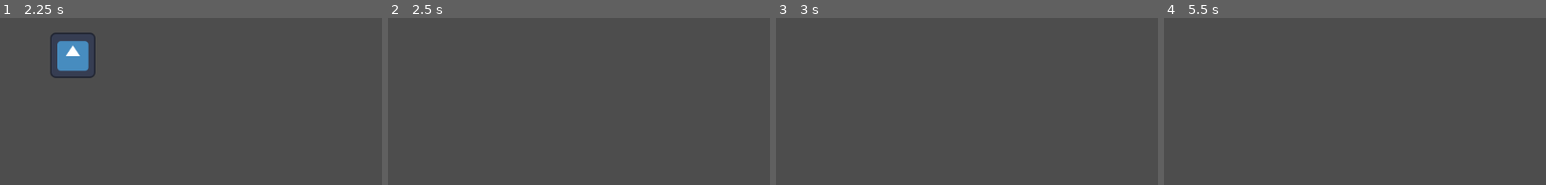
Above: before the commit, frames 1-4 (left to right).
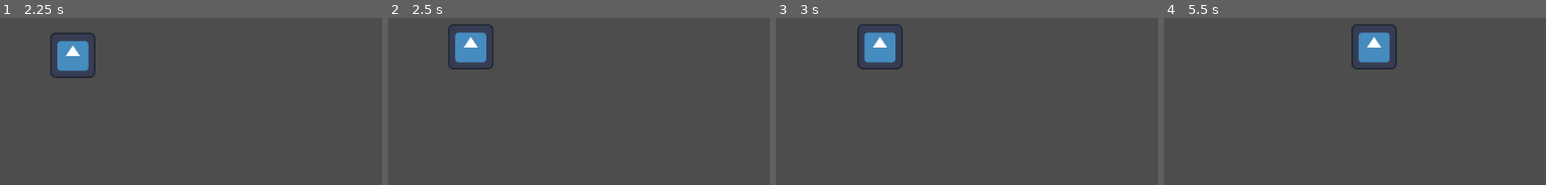
Above: after the commit, the same moments.

Repository: Bartholomeus-Mortimis/Ceinture-Astreoides
Game: Godot game, scene res://objets/test_scene/test_scene.tscn
The game is run twice, just before and just after one commit, with the same random seed, the same clock (stepped at 60 frames per second) and the same inputs. The project has no main scene, so this scene is started directly. The engine's default icon, where the game draws it, is replaced by a stand-in: a white triangle on a blue panel in a dark square.
Inputs (mouse positions are % of the whole screen's width and height, from its top left):
- Up to frame 1 (2.25 s): click (50, 78) at 0.52 s; type "12" at 0.6 s; tap Enter at 1.25 s; tap Space at 2 s
- Up to frame 2 (2.5 s): no input
- Up to frame 3 (3 s): no input
- Up to frame 4 (5.5 s): no input
The pictures show only the part of the screen within x 0-50%, y 0-50%; the shares and areas given below are measured in that part.

Frame 1 is identical in both runs. In frame 2, 1.9% of the frame differs, in the area x 15-28%, y 4-31%; in frame 3, 1.9%; in frame 4, 2.0%, in the area x 49-61%, y 4-31%.

Commit message:
v4
- Ajouter l'interprète des racines carrées.
- Déboguer la mauvaise interprète des espaces vides, et le compatibilité entre les puissances et racines carrées.

Diff:
--- a/objets/test_scene/test_scene.gd
+++ b/objets/test_scene/test_scene.gd
@@ -7,10 +7,11 @@
 var temps: float = 0
 
 func _on_timer_timeout() -> void:
-	temps += 5.0
-	traceur.position.y = -(traceur.calculer_position(temps) + 300.0)
-	traceur.position.x = temps + 102.0
-	timer.start(0.1)
+	temps += 0.2
+	traceur.position.y = -(traceur.calculer_position(temps)) + 300
+	print(traceur.calculer_position(temps))
+	traceur.position.x = 5 * temps + 102.0
+	timer.start(0.001)
 
 
 func _on_hud_équation_soumis() -> void:
--- a/objets/ui/hud/hud.gd
+++ b/objets/ui/hud/hud.gd
@@ -3,8 +3,8 @@
 
 signal équation_soumis
 
-@export var équation: String = "x"
-@export var expression: String = "x"
+@export var équation: String = "0"
+@export var expression: String = "0"
 
 var opérateurs: Array = ["*", "+", "-", "/"]
 var chiffres: Array = ["0", "1", "2", "3", "4", "5", "6", "7", "8", "9"]
@@ -13,15 +13,16 @@
 func _on_line_edit_text_submitted(new_text: String) -> void:
 	équation = new_text
 	expression = équation_en_expression(équation)
-	print(équation_en_expression(équation))
 	équation_soumis.emit()
 
 
 func équation_en_expression(nouveau_équation: String):
 
 	# Convertis le String en formule ultilisable par Godot
-	nouveau_équation = nouveau_équation.insert(nouveau_équation.length(), " ")
-	print(équation)
+	print(nouveau_équation)
+
+	nouveau_équation = nouveau_équation.replace(" ", "") # Enlève tout les espaces vide
+	print(nouveau_équation)
 
 	for i in nouveau_équation.length():
 		if i > 0:
@@ -30,6 +31,7 @@
 				# Ajoute des signes de multiplications au parathèses
 				nouveau_équation = nouveau_équation.insert(i, "*")
 
+	print(nouveau_équation)
 
 	for i in nouveau_équation.length():
 		if i > 0:
@@ -41,27 +43,33 @@
 					# Isoler la partie en parathèses qui doit être mise au exponentielle.
 					clôt = trouveau_parathèse_correspondante(nouveau_équation, i)
 
-				elif chiffres.has(nouveau_équation.substr(i-1, 1)):
-					# Isoler le nombre qui doit être mise au exponentielle.
+				elif chiffres.has(nouveau_équation.substr(i-1, 1)) or nouveau_équation.substr(i-1, 1) == "x":
+					# Isoler le nombre (ou variable) qui doit être mise au exponentielle.
 					clôt = trouveau_chiffres_correspondante(nouveau_équation, i)
-
-				print(nouveau_équation.substr(i-clôt, ( (i-1) - (i-clôt-1) ) ))
 
 				if nouveau_équation.substr(i, 1) == "²":
 					nouveau_équation = nouveau_équation.replace(nouveau_équation.substr(i-clôt, ( (i-1) - (i-clôt-1) )) + "²",  "pow(" + nouveau_équation.substr(i-clôt, ( (i-1) - (i-clôt-1) ) ) + ", 2)")
 				elif nouveau_équation.substr(i, 1) == "³":
 					nouveau_équation = nouveau_équation.replace(nouveau_équation.substr(i-clôt, ( (i-1) - (i-clôt-1) )) + "³",  "pow(" + nouveau_équation.substr(i-clôt, ( (i-1) - (i-clôt-1) ) ) + ", 3)")
 
+	print(nouveau_équation)
 
+	for i in nouveau_équation.length():
 		if nouveau_équation.substr(i, 1) == "√":
 
 			var clôt: int
 
 			if nouveau_équation.substr(i+1, 1) == "(":
 				clôt = trouveau_parathèse_correspondante(nouveau_équation, i, -1)
-				print(nouveau_équation.substr(i-clôt, ( (i+1) - (i+clôt+1) ) ))
+
+			elif chiffres.has(nouveau_équation.substr(i+1, 1)):
+				clôt =  trouveau_chiffres_correspondante(nouveau_équation, i, -1)
 
 
+			nouveau_équation = nouveau_équation.replace( "√" + nouveau_équation.substr(i+1, ((i+clôt+1) - (i+1))), "sqrt(" + nouveau_équation.substr(i+1, ((i+clôt+1) - (i+1))) + ")" )
+
+
+	print(nouveau_équation)
 	return nouveau_équation
 
 func trouveau_parathèse_correspondante(string: String, position_départ: int, direction: int = 1): ## Recherche inversé par défaut.
@@ -71,19 +79,19 @@
 	while paranthèse_voulu > 0:
 
 		if string.substr(position_départ-( (1+x) * direction), 1) == "(":
-			paranthèse_voulu -= 1
+			paranthèse_voulu -= (1 * direction)
 		elif string.substr(position_départ-( (1+x) * direction), 1) == ")":
-			paranthèse_voulu += 1
+			paranthèse_voulu += (1 * direction)
 
 		x += 1
 
 	return x
 
-func trouveau_chiffres_correspondante(string: String, position_départ: int, direction = 1): ## Recherche inversé par défaut
+func trouveau_chiffres_correspondante(string: String, position_départ: int, direction = 1): ## Recherche inversé par défaut. Le variable de l'équation "x" est compté comme une chiffre
 
 	var x: int = 0
 
-	while chiffres.has( string.substr(position_départ-( (1+x) * direction), 1) ):
+	while chiffres.has( string.substr(position_départ-( (1+x) * direction), 1) ) or string.substr(position_départ-( (1+x) * direction), 1).to_lower() == "x":
 		x += 1
 
 	return x
